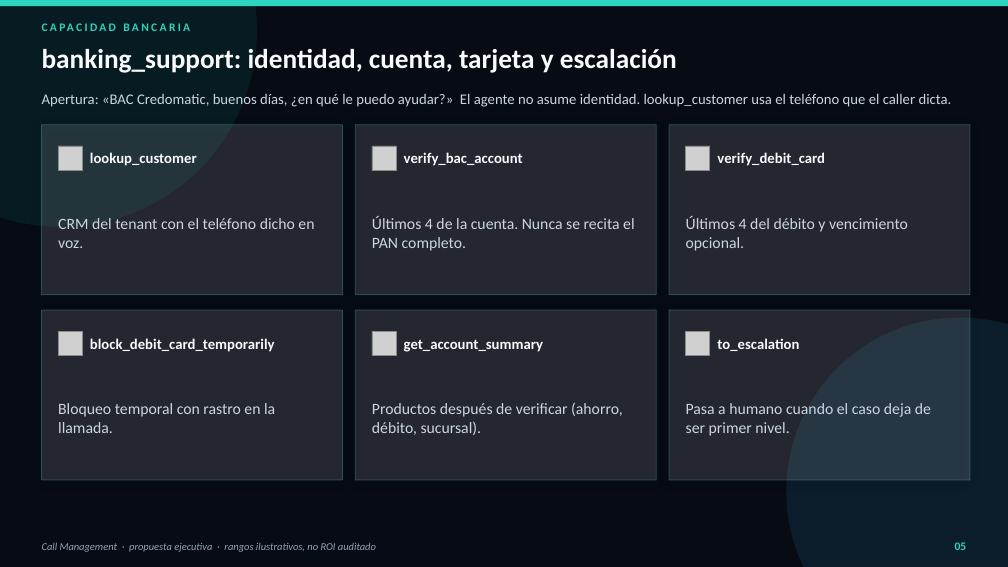
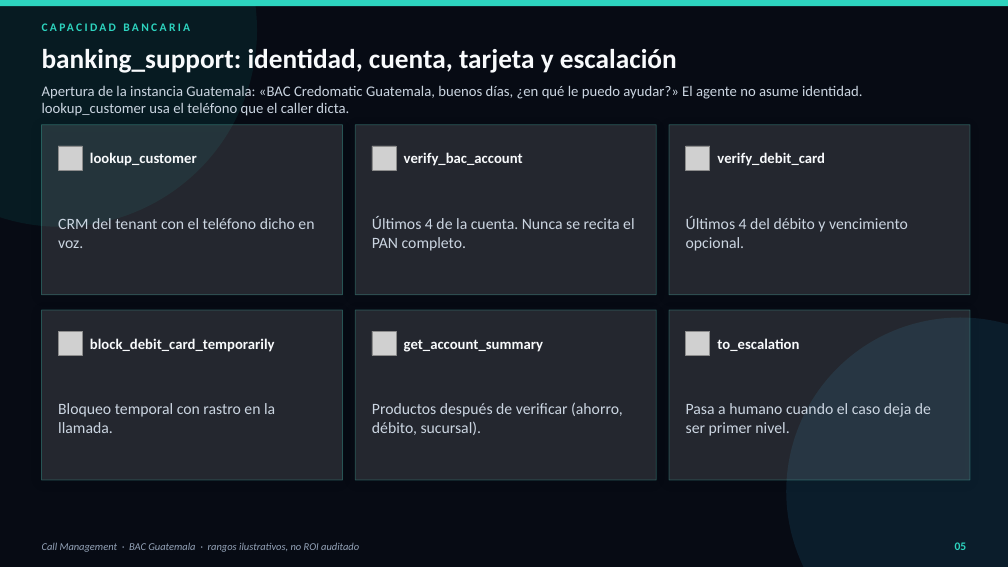
Before and after one commit to Zombie10/CallManagement, a slide deck: slide 5 of docs/Propuesta_Callcenter_Bancario.pptx. Drawn at 1008x567 pixels with LibreOffice and Linux fonts; fonts in the diff are those of the drawing; grey boxes stand for pictures. Boxes give left, top, right and bottom in pixels: in the first picture for what was removed or moved away, otherwise in the second. Text is boxed around its words. In the diff, an @@ line names an element or a change of style, - is before the commit and + after.

Commit message:
docs: retarget executive proposal to BAC Guatemala
HTML and PPTX now address BAC Credomatic Guatemala (Spanish first line,
America/Guatemala calendar, local DID piloto). Cost/benefit ranges stay
illustrative. Tests require BAC + Guatemala in both artifacts.

```diff
--- a/docs/Propuesta_Callcenter_Bancario.pptx
+++ b/docs/Propuesta_Callcenter_Bancario.pptx
@@ text at (x1=42, y1=85, x2=862, y2=116): text changed @@
-Apertura: «BAC Credomatic, buenos días, ¿en qué le puedo ayudar?» El agente no asume identidad. lookup_customer usa el teléfono que el caller dicta.
+Apertura de la instancia Guatemala: «BAC Credomatic Guatemala, buenos días, ¿en qué le puedo ayudar?» El agente no asume identidad. lookup_customer usa el teléfono que el caller dicta.
@@ text at (x1=42, y1=542, x2=359, y2=552): text changed @@
-Call Management · propuesta ejecutiva · rangos ilustrativos, no ROI auditado
+Call Management · BAC Guatemala · rangos ilustrativos, no ROI auditado
```
Also in this commit, not shown: 11 other slides changed, 4 other files.
